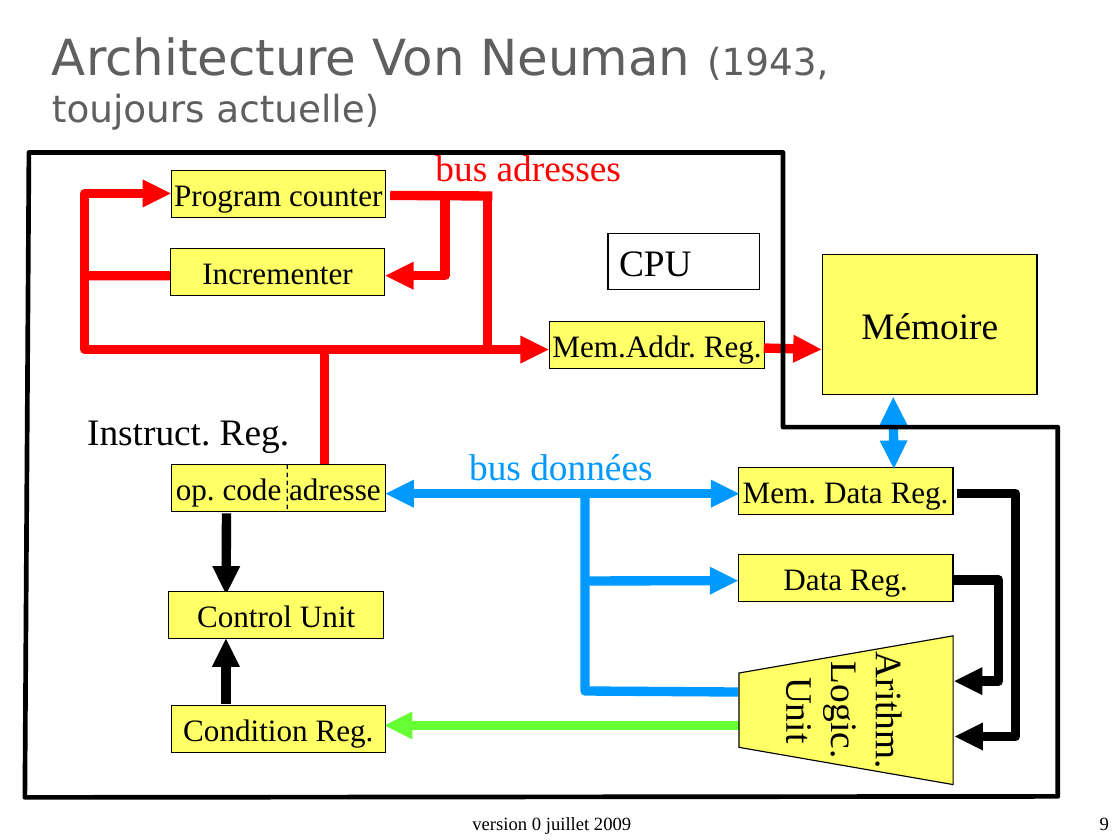
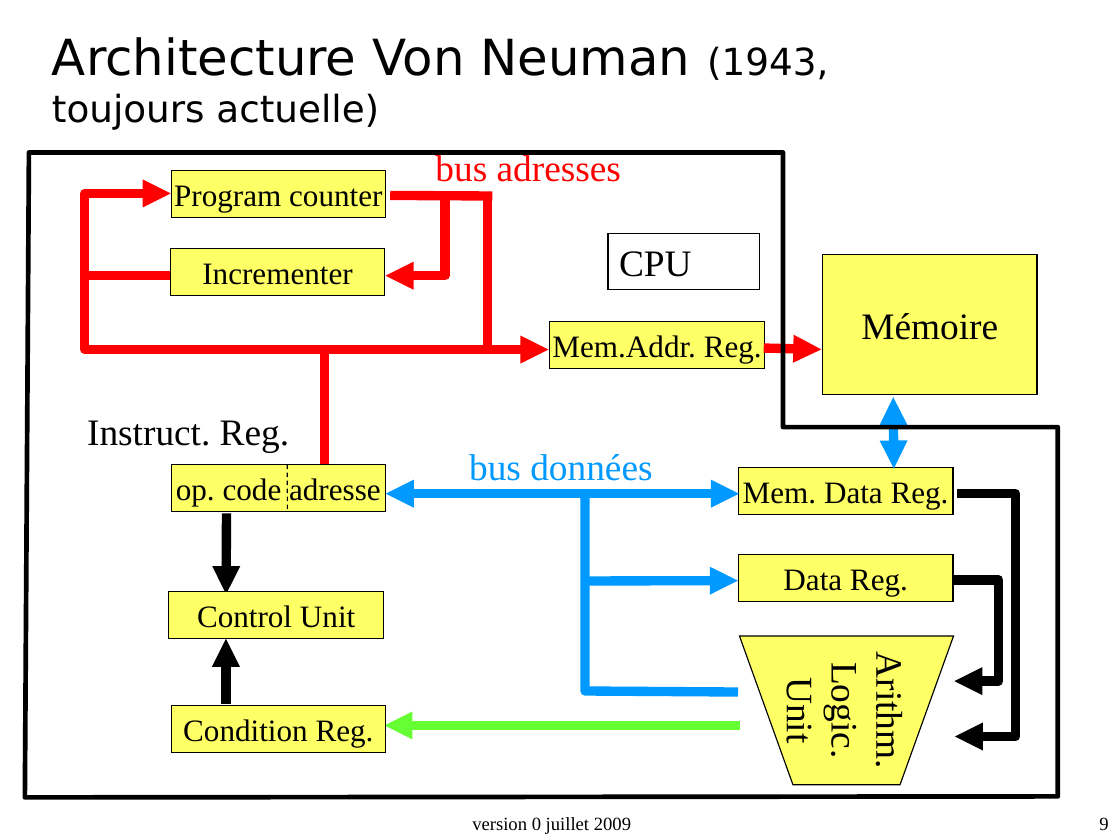
Before and after one commit to duanegris/texts, a slide deck: slide 9 of isi1/slides/2_architecture_machine.ppt. Drawn at 1120x840 pixels with LibreOffice and Linux fonts; fonts in the diff are those of the drawing; background and template pictures are left out. Boxes give left, top, right and bottom in pixels: in the first picture for what was removed or moved away, otherwise in the second. Text is boxed around its words. In the diff, an @@ line names an element or a change of style, - is before the commit and + after.

```diff
--- a/isi1/slides/2_architecture_machine.ppt
+++ b/isi1/slides/2_architecture_machine.ppt
@@ title "Architecture Von Neuman (1943, toujours ..." at (x1=52, y1=37, x2=828, y2=130): text colour #5F5F5F to #000000 @@
@@ freeform shape "Arithm." at (x1=739, y1=636, x2=953, y2=785): rotation 90 to 0 degrees; outline redrawn @@
```
Also in this commit, not shown: 33 other slides changed, 1 slide added.
